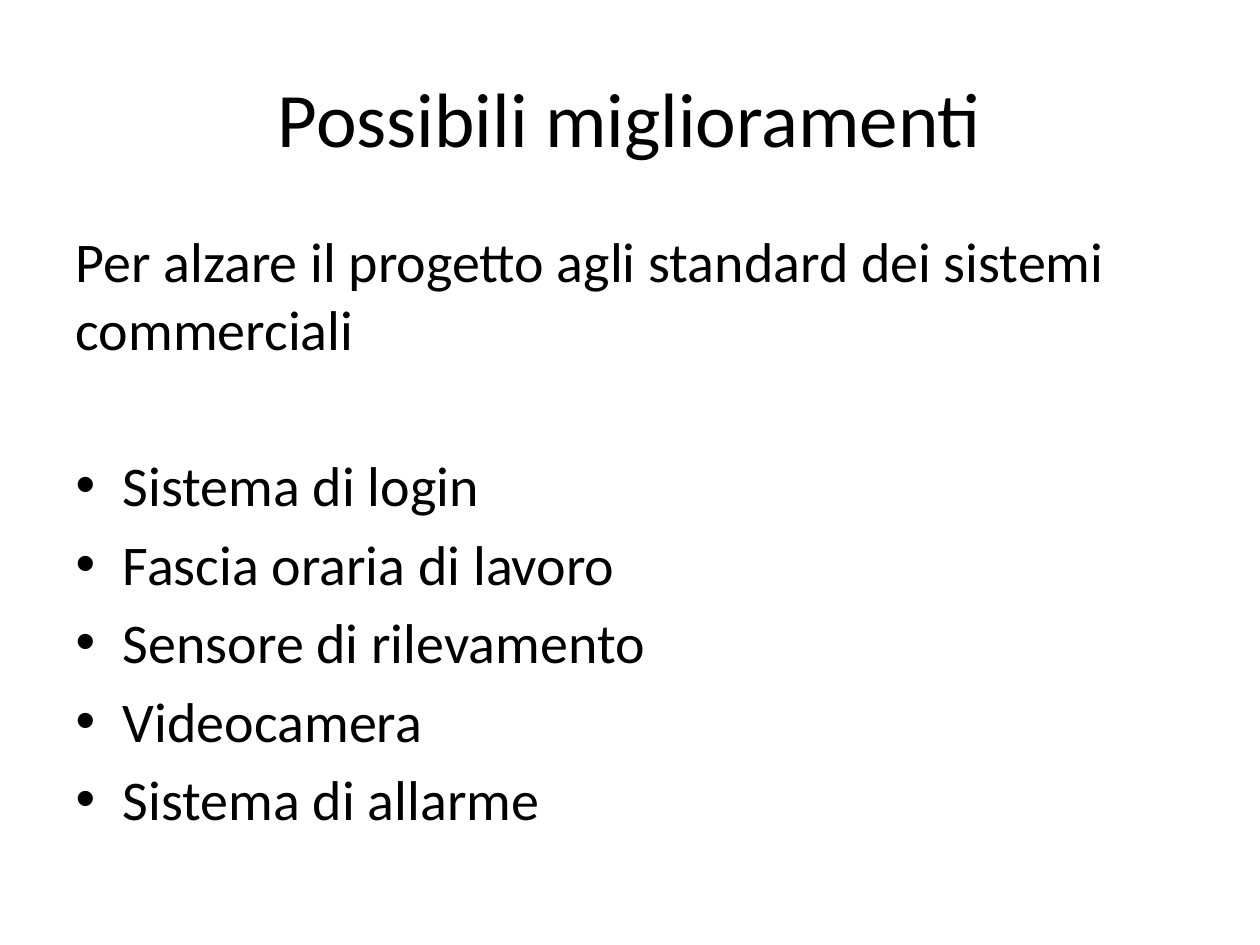
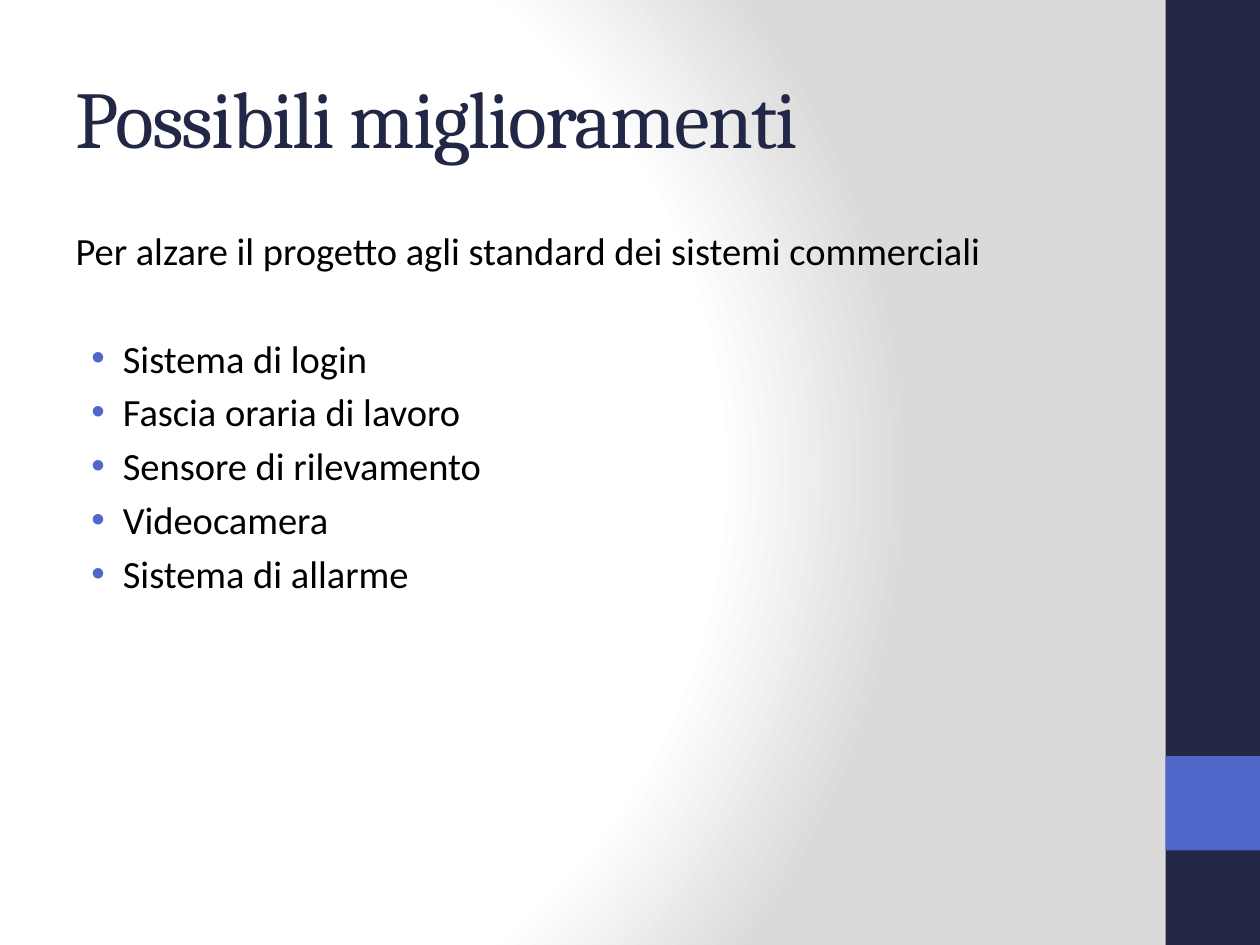
Before and after one commit to Jolsty/SimSim, a slide deck: slide 9 of Tesi_Sistema_Accessi_IoT_Andrei_Ciulpan_872394/presentazione/Sistema Accessi IoT.pptx. Drawn at 1260x945 pixels with LibreOffice and Linux fonts; fonts in the diff are those of the drawing. Boxes give left, top, right and bottom in pixels: in the first picture for what was removed or moved away, otherwise in the second. Text is boxed around its words. In the diff, an @@ line names an element or a change of style, - is before the commit and + after.

```diff
--- a/Tesi_Sistema_Accessi_IoT_Andrei_Ciulpan_872394/presentazione/Sistema Accessi IoT.pptx
+++ b/Tesi_Sistema_Accessi_IoT_Andrei_Ciulpan_872394/presentazione/Sistema Accessi IoT.pptx
@@ background #FFFFFF to gradient #FFFFFF to #DADADA @@
@@ rectangle added at (1166,0,1260,945), fill #212745 @@
@@ title "Possibili miglioramenti" at (76,92,797,166): size 44 to 46 pt, font Calibri to Cambria, text colour #000000 to #212745, letter spacing 0 to -1 pt; alignment centre to left @@
@@ text "Per alzare il progetto agli ..." at (76,238,980,589): size 32 to 22 pt; less space between paragraphs; indent changed @@
@@ rectangle added at (1166,756,1260,850), fill #4E67C8 @@
```
Also in this commit, not shown: 9 other slides changed, 1 slide added, 1 slide removed, 2 other files.
